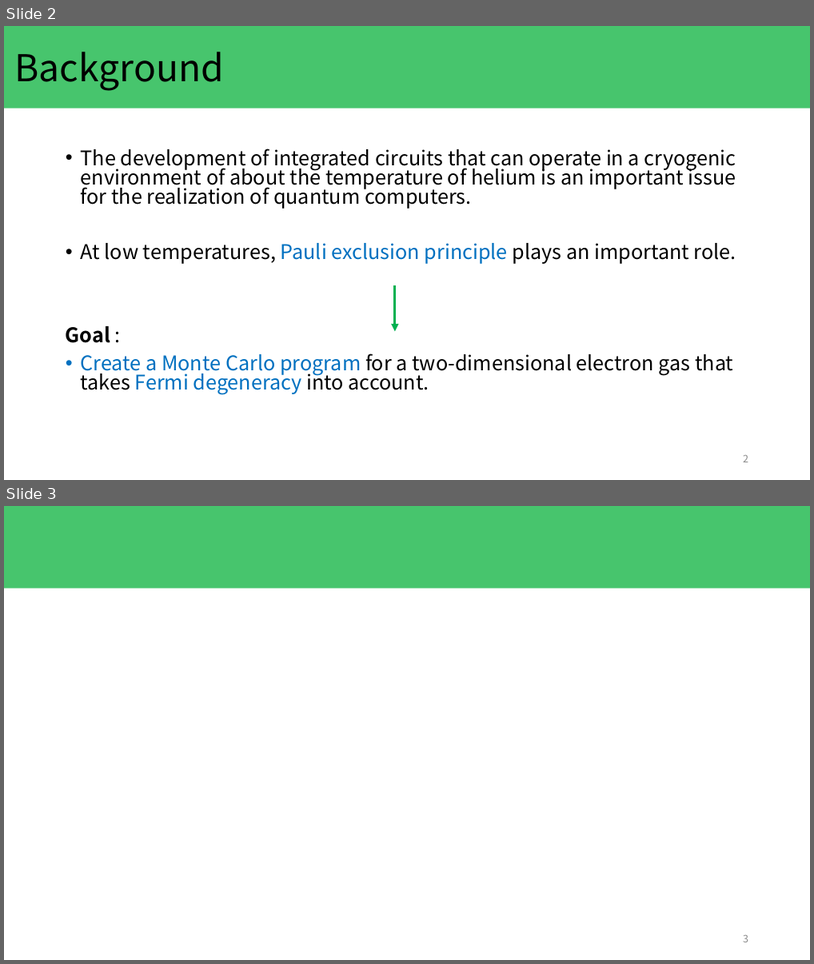
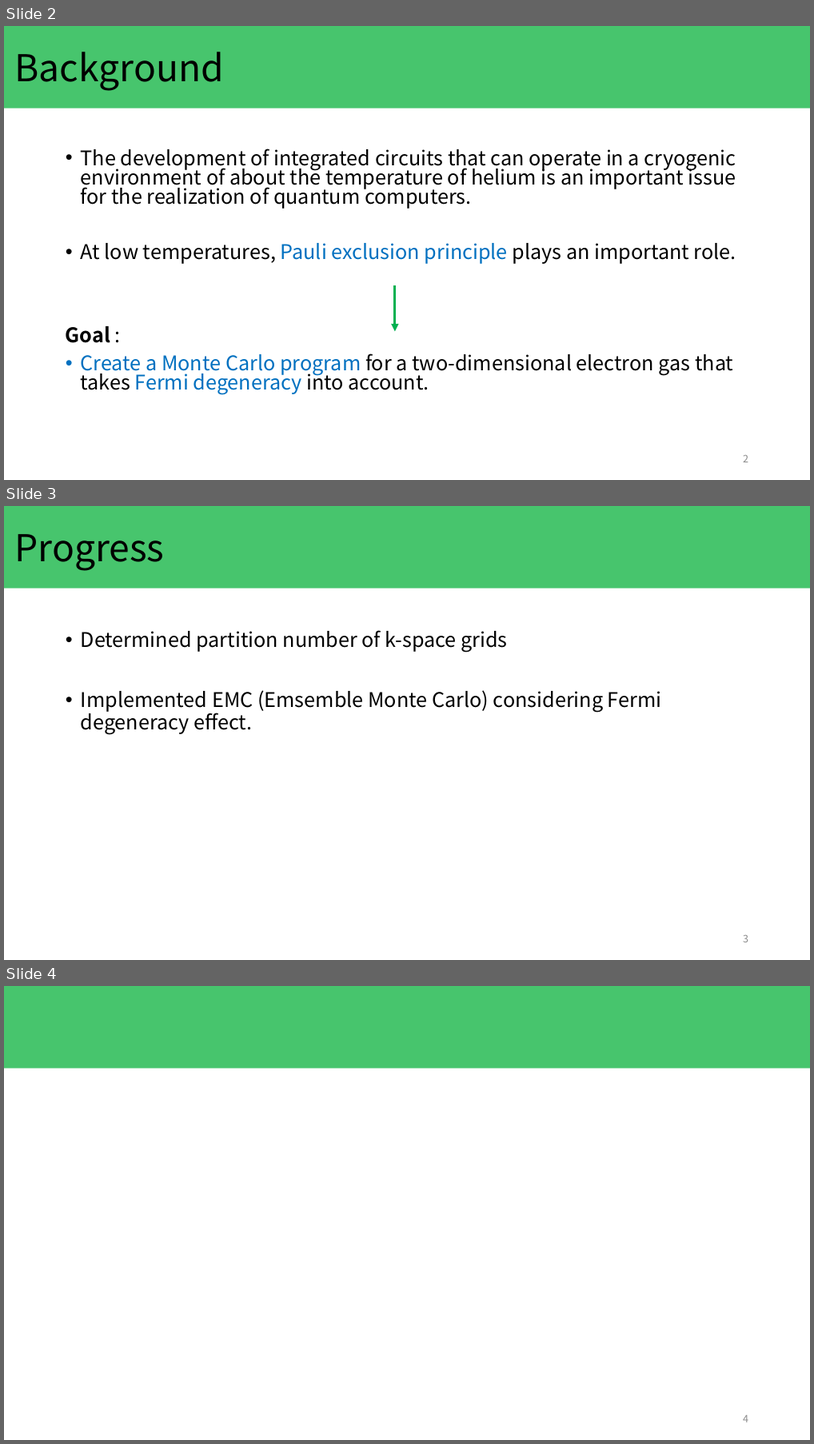
Before and after one commit to KeitoKubo/MonteCarlo-simulation-with-Fermi-degeneracy, a slide deck: presentation/kubo_20231220.pptx. Shown one above the other, each under a label of ours: slides 2 and 3 before the commit, slides 2, 3 and 4 after it. The pictures are 814x964 and 814x1444 pixels, drawn with LibreOffice and Linux fonts; fonts in the diff are those of the drawing. Boxes give left, top, right and bottom in pixels: in the first picture for what was removed or moved away, otherwise in the second. Text is boxed around its words. In the diff, an @@ line names an element or a change of style, - is before the commit and + after.

Commit message:
powerpoint progressed

```diff
--- a/presentation/kubo_20231220.pptx
+++ b/presentation/kubo_20231220.pptx
@@ slide 3 added at box(4, 506, 810, 960), background #FFFFFF @@
@@ rectangle added at box(4, 506, 810, 588), fill #00B036 at 72% opacity @@
@@ title added at box(15, 534, 165, 571), 44 pt, text #000000 @@
+Progress
@@ text added at box(81, 630, 662, 735), 24 pt, text #000000 @@
+• Determined partition number of k-space grids
+• Implemented EMC (Emsemble Monte Carlo) considering Fermi degeneracy effect.
@@ page number added at box(743, 935, 749, 942), 12 pt, text #8C8C8C @@
+3
@@ what was slide 3 is now slide 4 @@
@@ page number at box(743, 1415, 749, 1422): text changed @@
-3
+4
```
Also in this commit, not shown: 2 other slides added.
